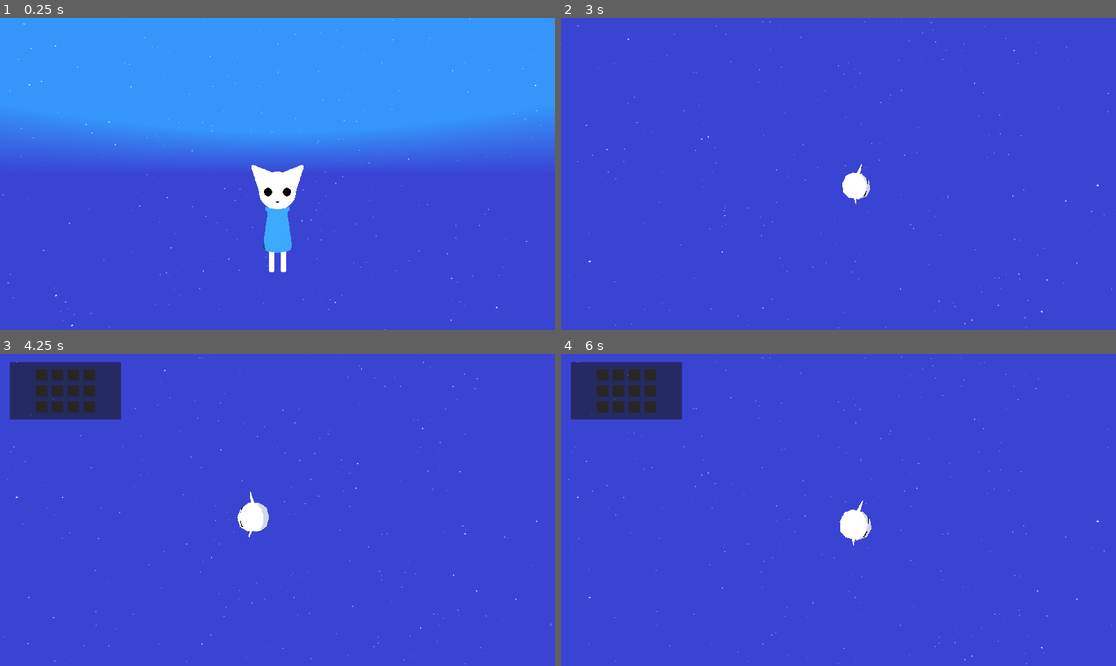
Above: before the commit, frames 1-4 (two rows, left to right).
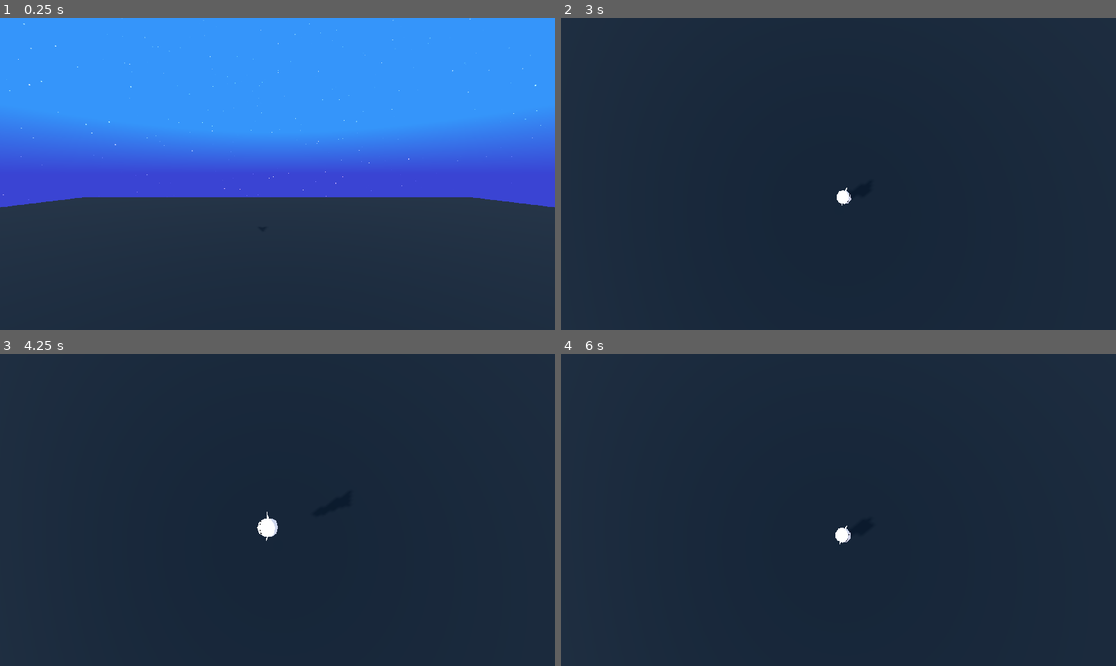
Above: after the commit, the same moments.

Repository: AvyTheBird/project-erimos
Game: Godot game, scene res://src/scenes/main.tscn
Same seed, same stepped clock (60 frames per second), same inputs: the game is played once before the commit and once after it.
Inputs (mouse positions are in pixels of both pictures, inside the frame that each line leads up to):
- Up to frame 1 (0.25 s): no input
- Up to frame 2 (3 s): move the mouse to (960, 158) at 0.52 s; hold D (move_right) 0.53-1.28 s; tap Space (jump) at 0.6, 0.77, 1.07, 1.52, 1.55, 1.82, 2.3 s; move the mouse to (727, 189) at 1.27 s; hold S (move_backwards) 1.28-2.03 s; tap W (move_foward) at 1.35 s; move the mouse to (894, 105) at 2.02 s; hold Right mouse button (right_click) 2.03-2.78 s; hold D (move_right) from 2.03 s (still down); move the mouse to (832, 180) at 2.77 s; tap Mouse wheel down (wheel_down) at 2.85 s
- Up to frame 3 (4.25 s): tap Space (jump) at 3.02, 3.05, 3.32, 3.77, 3.8, 4.07 s; move the mouse to (444, 556) at 3.52 s; release D (move_right) at 3.53 s; hold A (move_left) from 3.53 s (still down); tap Mouse wheel up (wheel_up) at 3.6 s; tap I (inventory) at 4.15 s
- Up to frame 4 (6 s): move the mouse to (672, 463) at 4.27 s; tap Space (jump) at 4.35, 4.52, 4.82, 5.3 s; move the mouse to (866, 510) at 5.02 s; release A (move_left) at 5.03 s; hold S (move_backwards) 5.03-5.78 s; tap W (move_foward) at 5.1 s; move the mouse to (755, 432) at 5.77 s; hold D (move_right) from 5.78 s (still down); right-click (755, 432) at 5.85 s

The runs differ from the first frame. In frame 1, 43% of the frame differs, in the area x 0-100%, y 46-100%; in frame 2, 100%, in the area x 0-100%, y 0-100%; in frame 3, 99%; in frame 4, 99%.

Commit message:
removed old inventory system and did bug fixes

Diff:
--- a/project.godot
+++ b/project.godot
@@ -29,7 +29,7 @@
 
 [editor_plugins]
 
-enabled=PackedStringArray("res://addons/zylann.hterrain/plugin.cfg")
+enabled=PackedStringArray()
 
 [input]
 
@@ -81,6 +81,8 @@
 
 [rendering]
 
+renderer/rendering_method="gl_compatibility"
+renderer/rendering_method.mobile="gl_compatibility"
 reflections/sky_reflections/texture_array_reflections=false
 textures/default_filters/use_nearest_mipmap_filter=true
 textures/default_filters/anisotropic_filtering_level=0
--- a/src/scenes/actors/player/GUI.tscn
+++ b/src/scenes/actors/player/GUI.tscn
@@ -1,69 +1,6 @@
-[gd_scene load_steps=3 format=3 uid="uid://c6jqioebsjiq3"]
+[gd_scene load_steps=2 format=3 uid="uid://c6jqioebsjiq3"]
 
 [ext_resource type="Script" uid="uid://bdqnmj4uxf3it" path="res://src/scenes/actors/player/gui.gd" id="1_gj6na"]
-[ext_resource type="PackedScene" uid="uid://bjafvtgsfxma3" path="res://src/scenes/actors/player/inv_slot.tscn" id="2_ns8a1"]
 
 [node name="GUI" type="Node"]
 script = ExtResource("1_gj6na")
-
-[node name="Inventory" type="Node" parent="."]
-
-[node name="InvPanel" type="Panel" parent="Inventory"]
-visible = false
-offset_left = 34.0
-offset_top = 28.0
-offset_right = 419.0
-offset_bottom = 227.0
-
-[node name="GridContainer" type="GridContainer" parent="Inventory/InvPanel"]
-layout_mode = 1
-anchors_preset = 8
-anchor_left = 0.5
-anchor_top = 0.5
-anchor_right = 0.5
-anchor_bottom = 0.5
-offset_left = -86.0
-offset_top = -64.0
-offset_right = 86.0
-offset_bottom = 64.0
-grow_horizontal = 2
-grow_vertical = 2
-theme_override_constants/h_separation = 15
-theme_override_constants/v_separation = 15
-columns = 4
-
-[node name="Slot" parent="Inventory/InvPanel/GridContainer" instance=ExtResource("2_ns8a1")]
-layout_mode = 2
-
-[node name="Slot2" parent="Inventory/InvPanel/GridContainer" instance=ExtResource("2_ns8a1")]
-layout_mode = 2
-
-[node name="Slot3" parent="Inventory/InvPanel/GridContainer" instance=ExtResource("2_ns8a1")]
-layout_mode = 2
-
-[node name="Slot4" parent="Inventory/InvPanel/GridContainer" instance=ExtResource("2_ns8a1")]
-layout_mode = 2
-
-[node name="Slot5" parent="Inventory/InvPanel/GridContainer" instance=ExtResource("2_ns8a1")]
-layout_mode = 2
-
-[node name="Slot6" parent="Inventory/InvPanel/GridContainer" instance=ExtResource("2_ns8a1")]
-layout_mode = 2
-
-[node name="Slot7" parent="Inventory/InvPanel/GridContainer" instance=ExtResource("2_ns8a1")]
-layout_mode = 2
-
-[node name="Slot8" parent="Inventory/InvPanel/GridContainer" instance=ExtResource("2_ns8a1")]
-layout_mode = 2
-
-[node name="Slot9" parent="Inventory/InvPanel/GridContainer" instance=ExtResource("2_ns8a1")]
-layout_mode = 2
-
-[node name="Slot10" parent="Inventory/InvPanel/GridContainer" instance=ExtResource("2_ns8a1")]
-layout_mode = 2
-
-[node name="Slot11" parent="Inventory/InvPanel/GridContainer" instance=ExtResource("2_ns8a1")]
-layout_mode = 2
-
-[node name="Slot12" parent="Inventory/InvPanel/GridContainer" instance=ExtResource("2_ns8a1")]
-layout_mode = 2
--- a/src/scenes/actors/player/camera.gd
+++ b/src/scenes/actors/player/camera.gd
@@ -5,9 +5,13 @@
 @export var player = NodePath()
 @export var lerp_speed = 14.0
 @export var vertical_lerp_speed = 6.0
+
+
 # Called when the node enters the scene tree for the first time.
 func _ready():
 	$SpringArm.spring_length = 3
+
+
 # Called every frame. 'delta' is the elapsed time since the previous frame.
 func _process(_delta):
 	if(Input.is_action_pressed("right_click")):
@@ -23,6 +27,11 @@
 		$SpringArm.spring_length += 0.5
 	$SpringArm.spring_length = clamp($SpringArm.spring_length, 2, 10)
 
+
+func _physics_process(delta):
+	interpolate_camera(delta)
+
+
 func _input(event):
 	if camera_active:
 		if event is InputEventMouseMotion:
@@ -30,8 +39,6 @@
 			$SpringArm.rotate_x(rad_to_deg(-event.relative.y * sensivity))
 			$SpringArm.rotation.x = clamp($SpringArm.rotation.x,deg_to_rad(-80), deg_to_rad(5))
 
-func _physics_process(delta):
-	interpolate_camera(delta)
 
 func interpolate_camera(delta):
 	var target = get_node(player)
@@ -41,4 +48,4 @@
 
 	position.x = lerp(position.x, target.position.x, lerp_speed * delta)
 	position.z = lerp(position.z, target.position.z, lerp_speed * delta)
-	position.y = lerp(position.y, target.position.y, vertical_lerp_speed * delta)
+	#position.y = lerp(position.y, target.position.y, lerp_speed * delta)
--- a/src/scenes/actors/player/camera.tscn
+++ b/src/scenes/actors/player/camera.tscn
@@ -3,7 +3,6 @@
 [ext_resource type="Script" uid="uid://gbhei6tq0g40" path="res://src/scenes/actors/player/camera.gd" id="1_vyofq"]
 
 [node name="Camera" type="Node3D"]
-transform = Transform3D(1, 0, 0, 0, 1, 0, 0, 0, 1, 0, 0.97551, 0)
 script = ExtResource("1_vyofq")
 
 [node name="SpringArm" type="SpringArm3D" parent="."]
--- a/src/scenes/actors/player/gui.gd
+++ b/src/scenes/actors/player/gui.gd
@@ -1,6 +1,4 @@
 extends Node
-
-var inv_slot = load("res://src/scenes/actors/player/inv_slot.tscn")
 
 # Called when the node enters the scene tree for the first time.
 func _ready():
@@ -9,7 +7,4 @@
 
 # Called every frame. 'delta' is the elapsed time since the previous frame.
 func _process(_delta):
-
-	#Open/Close inventory
-	if Input.is_action_just_pressed("inventory"):
-		$Inventory/InvPanel.visible = !$Inventory/InvPanel.visible
+	pass
--- a/src/scenes/actors/player/inv_slot.tscn
+++ /dev/null
@@ -1,13 +0,0 @@
-[gd_scene format=3 uid="uid://bjafvtgsfxma3"]
-
-[node name="Slot" type="Panel"]
-self_modulate = Color(1, 1, 1, 0)
-custom_minimum_size = Vector2(40, 40)
-offset_right = 40.0
-offset_bottom = 40.0
-
-[node name="ColorRect" type="ColorRect" parent="."]
-layout_mode = 0
-offset_right = 40.0
-offset_bottom = 40.0
-color = Color(0.154876, 0.154876, 0.154876, 1)
--- a/src/scenes/actors/player/player.gd
+++ b/src/scenes/actors/player/player.gd
@@ -1,17 +1,13 @@
 extends CharacterBody3D
 
-@export var speed = 8.0
-@export var acceleration = 8.0
-@export var jump_speed = 20.0
+@export var speed = 5.0
+@export var acceleration = 6.0
+@export var jump_speed = 15.0
 @export var rotation_speed = 20.0
-@export var gravity = 1.0
+@export var gravity = .8
 @export var camera = NodePath()
 
 @onready var model = $cat_model
-
-# Called when the node enters the scene tree for the first time.
-func _ready():
-	pass
 
 func _physics_process(delta):
 	get_move(delta)
@@ -19,17 +15,26 @@
 	rotate_model()
 
 func get_move(delta):
+	#Makes player walk in the direction of the 2D vector set by move keys.
 	var input = Input.get_vector("move_left","move_right","move_foward","move_backwards")
 	var dir = Vector3(input.x, 0, input.y).rotated(Vector3.UP, get_node(camera).rotation.y)
-	velocity = lerp(velocity, dir * speed, acceleration * delta)
+	#Interpolates X and Z separately so it doesn't affect gravity (y-axis).
+	#Makes movement smooth.
+	velocity.x = lerp(velocity.x, dir.x * speed, acceleration * delta)
+	velocity.z = lerp(velocity.z, dir.z * speed, acceleration * delta)
 
-	velocity.y -= gravity
 	if is_on_floor():
+		#Set y to 0 to stop a weird bug with move_and_slide
+		#that makes character jitter when walking
+		velocity.y = 0
 		if Input.is_action_just_pressed("jump"):
 			velocity.y += jump_speed
+	else:
+		velocity.y -= gravity
+		print(velocity.y)
 
 
-#Anim code
+#Animation code. Self explanatory.
 func rotate_model():
 	if Input.get_vector("move_left","move_right","move_foward","move_backwards") != Vector2(0,0):
 		var look_direction = Vector2(velocity.z, velocity.x)
--- a/src/scenes/actors/player/player.tscn
+++ b/src/scenes/actors/player/player.tscn
@@ -3,15 +3,14 @@
 [ext_resource type="Script" uid="uid://bock7j6nshumm" path="res://src/scenes/actors/player/player.gd" id="1_oixsb"]
 [ext_resource type="PackedScene" uid="uid://b8w68necm3wqa" path="res://src/scenes/actors/models/cat_model.tscn" id="3_ye4u1"]
 
-[sub_resource type="CapsuleShape3D" id="CapsuleShape3D_et4vr"]
-radius = 0.319654
-height = 1.65027
+[sub_resource type="CapsuleShape3D" id="CapsuleShape3D_6uvax"]
+height = 1.57691
 
 [node name="Player" type="CharacterBody3D"]
 script = ExtResource("1_oixsb")
 
 [node name="CollisionShape3D" type="CollisionShape3D" parent="."]
-transform = Transform3D(1, 0, 0, 0, 1, 0, 0, 0, 1, 0, 0.826, 0)
-shape = SubResource("CapsuleShape3D_et4vr")
+transform = Transform3D(1, 0, 0, 0, 1, 0, 0, 0, 1, 0, 0.758057, 0)
+shape = SubResource("CapsuleShape3D_6uvax")
 
 [node name="cat_model" parent="." instance=ExtResource("3_ye4u1")]
--- a/src/scenes/main.tscn
+++ b/src/scenes/main.tscn
@@ -13,6 +13,7 @@
 
 [node name="SubViewport" type="SubViewport" parent="SubViewportContainer"]
 handle_input_locally = false
+screen_space_aa = 1
 size = Vector2i(2, 2)
 render_target_update_mode = 4
 
--- a/src/scenes/world/debug.tscn
+++ b/src/scenes/world/debug.tscn
@@ -1,10 +1,18 @@
-[gd_scene load_steps=6 format=3 uid="uid://byntbqwq64y5w"]
+[gd_scene load_steps=8 format=3 uid="uid://byntbqwq64y5w"]
 
 [ext_resource type="PackedScene" uid="uid://dw5hoonn77mtv" path="res://src/scenes/actors/player/player.tscn" id="1_0ucok"]
 [ext_resource type="Environment" uid="uid://bpaqnsipwab2o" path="res://src/res/default_env.tres" id="2_yj60a"]
-[ext_resource type="PackedScene" uid="uid://uckl82ocjape" path="res://src/scenes/world/desert/desert.tscn" id="3_ia7cc"]
 [ext_resource type="PackedScene" uid="uid://280boj12olxb" path="res://src/scenes/actors/player/camera.tscn" id="4_k3bor"]
 [ext_resource type="PackedScene" uid="uid://b81b4fxdrfrwp" path="res://src/scenes/objects/resource_node.tscn" id="5_6t68e"]
+
+[sub_resource type="BoxShape3D" id="BoxShape3D_xtiem"]
+size = Vector3(100, 1, 100)
+
+[sub_resource type="StandardMaterial3D" id="StandardMaterial3D_xtiem"]
+albedo_color = Color(0, 0, 0, 1)
+
+[sub_resource type="BoxMesh" id="BoxMesh_bkhdc"]
+size = Vector3(100, 1, 100)
 
 [node name="Debug" type="Node3D"]
 
@@ -17,23 +25,31 @@
 directional_shadow_blend_splits = true
 
 [node name="Player" parent="." instance=ExtResource("1_0ucok")]
-transform = Transform3D(1, 0, 0, 0, 1, 0, 0, 0, 1, 0, 5.70524, 0)
+transform = Transform3D(1, 0, 0, 0, 1, 0, 0, 0, 1, 0, 17.2878, 0)
 camera = NodePath("../Camera")
 
 [node name="WorldEnvironment" type="WorldEnvironment" parent="."]
 environment = ExtResource("2_yj60a")
-
-[node name="World" parent="." instance=ExtResource("3_ia7cc")]
 
 [node name="Camera" parent="." instance=ExtResource("4_k3bor")]
 transform = Transform3D(1, 0, 0, 0, 1, 0, 0, 0, 1, 0, 5.72851, 0)
 player = NodePath("../Player")
 
 [node name="ResourceNode" parent="." instance=ExtResource("5_6t68e")]
-transform = Transform3D(1, 0, 0, 0, 1, 0, 0, 0, 1, -20.4754, 1.26531, 15.583)
+transform = Transform3D(1, 0, 0, 0, 1, 0, 0, 0, 1, -20.4754, 0.552877, 15.583)
 
 [node name="ResourceNode2" parent="." instance=ExtResource("5_6t68e")]
-transform = Transform3D(1, 0, 0, 0, 1, 0, 0, 0, 1, -16.5466, 1.40764, 18.9572)
+transform = Transform3D(1, 0, 0, 0, 1, 0, 0, 0, 1, -16.5466, 0.732187, 18.9572)
 
 [node name="ResourceNode3" parent="." instance=ExtResource("5_6t68e")]
-transform = Transform3D(1, 0, 0, 0, 1, 0, 0, 0, 1, -14.1405, 1.35057, 15.2335)
+transform = Transform3D(1, 0, 0, 0, 1, 0, 0, 0, 1, -14.1405, 0.691495, 15.2335)
+
+[node name="StaticBody3D" type="StaticBody3D" parent="."]
+
+[node name="CollisionShape3D" type="CollisionShape3D" parent="StaticBody3D"]
+shape = SubResource("BoxShape3D_xtiem")
+
+[node name="MeshInstance3D" type="MeshInstance3D" parent="StaticBody3D"]
+material_overlay = SubResource("StandardMaterial3D_xtiem")
+mesh = SubResource("BoxMesh_bkhdc")
+skeleton = NodePath("../CollisionShape3D")
